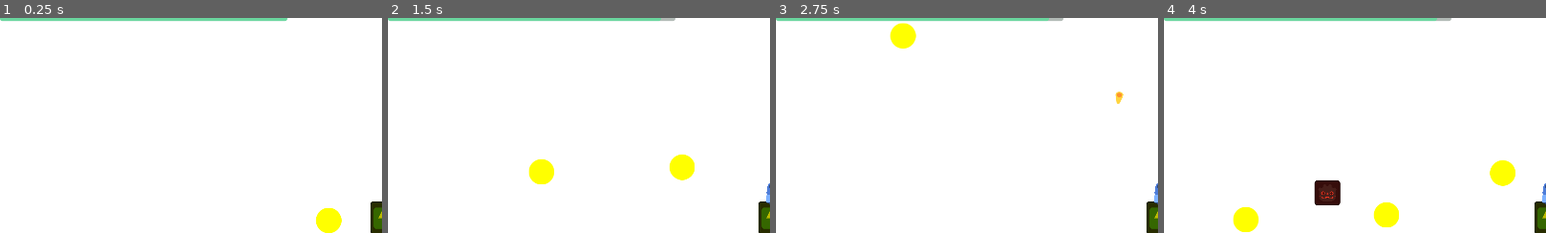
Above: before the commit, frames 1-4 (left to right).
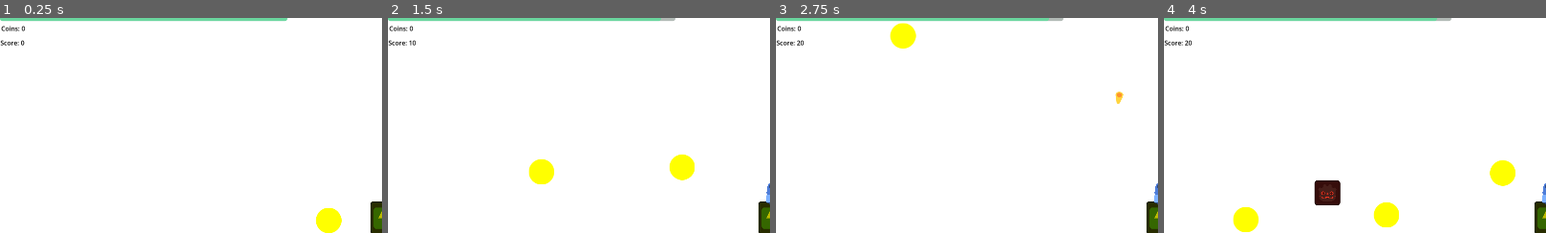
Above: after the commit, the same moments.

Repository: deutandev/survival-shooter
Game: Godot game, scene res://environment/map.tscn
The game is run twice, just before and just after one commit, with the same random seed, the same clock (stepped at 60 frames per second) and the same inputs. The engine's default icon, where the game draws it, is replaced by a stand-in: a white triangle on a blue panel in a dark square.
Inputs:
- Up to frame 1 (0.25 s): no input
- Up to frame 2 (1.5 s): hold D (move_right) 0.53-1.28 s; hold S (move_down) from 1.28 s (still down)
- Up to frame 3 (2.75 s): release S (move_down) at 2.03 s; hold D (move_right) from 2.03 s (still down)
- Up to frame 4 (4 s): release D (move_right) at 2.78 s; hold W (move_up) 2.78-3.53 s; hold A (move_left) from 3.53 s (still down)
The pictures show only the part of the screen within x 0-50%, y 4-54%; the shares and areas given below are measured in that part.

The runs differ from the first frame. In frame 1, 0.2% of the frame differs, in the area x 0-7%, y 3-13%; in frame 2, 0.2%; in frame 3, 0.2%, in the area x 0-8%, y 3-13%; in frame 4, 0.2%.

Commit message:
scoring and coin panel

Diff:
--- a/characters/enemies/mob/mob.gd
+++ b/characters/enemies/mob/mob.gd
@@ -14,5 +14,6 @@
 func take_damage():
 	health -= 50
 	if health <= 0:
+		Game_Stats.add_score(10)
 		coin_drop.drop_coin(global_position)
 		queue_free()
--- a/drop_item/coin.gd
+++ b/drop_item/coin.gd
@@ -8,4 +8,5 @@
 
 func collect():
 	print_debug("Collected coin worth: ", value)
+	Game_Stats.add_coin(value)
 	queue_free()
--- /dev/null
+++ b/environment/label_manager.gd
@@ -0,0 +1,17 @@
+extends Node2D
+
+@onready var coin_total_label = %CoinTotal
+@onready var score_total_label = %ScoreTotal
+
+func _ready():
+	Game_Stats.coin_changed.connect(update_coin_label)
+	Game_Stats.score_changed.connect(update_score_label)
+
+	update_coin_label(Game_Stats.coin_count)
+	update_score_label(Game_Stats.score)
+
+func update_coin_label(new_value: int):
+	coin_total_label.text = "Coins: " + str(new_value)
+
+func update_score_label(new_value: int):
+	score_total_label.text = "Score: " + str(new_value)
--- a/environment/map.tscn
+++ b/environment/map.tscn
@@ -1,9 +1,10 @@
-[gd_scene load_steps=7 format=3 uid="uid://ci7o2hwcenyhx"]
+[gd_scene load_steps=8 format=3 uid="uid://ci7o2hwcenyhx"]
 
 [ext_resource type="PackedScene" uid="uid://dhpintm4oouv3" path="res://characters/player/player.tscn" id="1_8viek"]
 [ext_resource type="Script" uid="uid://by3uf4ticsjm2" path="res://environment/map.gd" id="1_fp5rb"]
 [ext_resource type="PackedScene" uid="uid://b35xwxdbvdg2w" path="res://characters/enemies/mob/mob.tscn" id="2_fp5rb"]
 [ext_resource type="Script" uid="uid://bvdghlnculcbc" path="res://environment/health_bar.gd" id="2_ml8jp"]
+[ext_resource type="Script" uid="uid://wtnvja7gb1yt" path="res://environment/label_manager.gd" id="3_i4838"]
 [ext_resource type="PackedScene" uid="uid://6fjm0d64g61c" path="res://drop_item/coin.tscn" id="5_ml8jp"]
 
 [sub_resource type="Curve2D" id="Curve2D_3sytr"]
@@ -32,19 +33,28 @@
 script = ExtResource("2_ml8jp")
 target_node = NodePath("../../Player")
 
-[node name="ScoreTotal" type="Label" parent="CanvasLayer"]
+[node name="CanvasLayer2" type="CanvasLayer" parent="."]
+
+[node name="LabelCode" type="Node2D" parent="CanvasLayer2"]
+script = ExtResource("3_i4838")
+
+[node name="CoinTotal" type="Label" parent="CanvasLayer2/LabelCode"]
+unique_name_in_owner = true
+modulate = Color(0, 0, 0, 1)
+offset_left = 3.0
+offset_top = 53.0
+offset_right = 156.0
+offset_bottom = 76.0
+text = "Coin: "
+
+[node name="ScoreTotal" type="Label" parent="CanvasLayer2/LabelCode"]
+unique_name_in_owner = true
+modulate = Color(0, 0, 0, 1)
 offset_left = 1.0
 offset_top = 89.0
 offset_right = 145.0
 offset_bottom = 112.0
 text = "Score:"
-
-[node name="CoinTotal" type="Label" parent="CanvasLayer"]
-offset_left = 3.0
-offset_top = 53.0
-offset_right = 156.0
-offset_bottom = 76.0
-text = "Coin: "
 
 [node name="Player" parent="." instance=ExtResource("1_8viek")]
 position = Vector2(1041, 484)
--- /dev/null
+++ b/game_stats.gd
@@ -0,0 +1,16 @@
+extends Node
+class_name GameStats
+
+var coin_count: int = 0
+var score: int = 0
+
+signal coin_changed(new_value: int)
+signal score_changed(new_value: int)
+
+func add_coin(amount: int = 1):
+	coin_count += amount
+	coin_changed.emit(coin_count)
+
+func add_score(amount: int = 10):
+	score += amount
+	score_changed.emit(score)
--- a/project.godot
+++ b/project.godot
@@ -14,6 +14,10 @@
 run/main_scene="uid://ci7o2hwcenyhx"
 config/features=PackedStringArray("4.4", "GL Compatibility")
 config/icon="res://icon.svg"
+
+[autoload]
+
+Game_Stats="*res://game_stats.gd"
 
 [display]
 
Not shown, added: environment/label_manager.gd.uid
Not shown, added: game_stats.gd.uid
